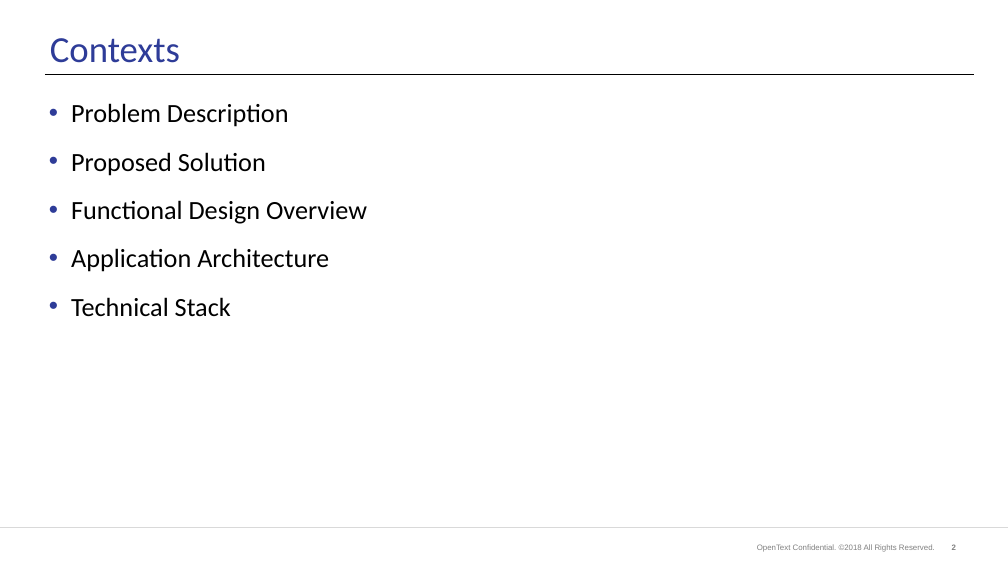
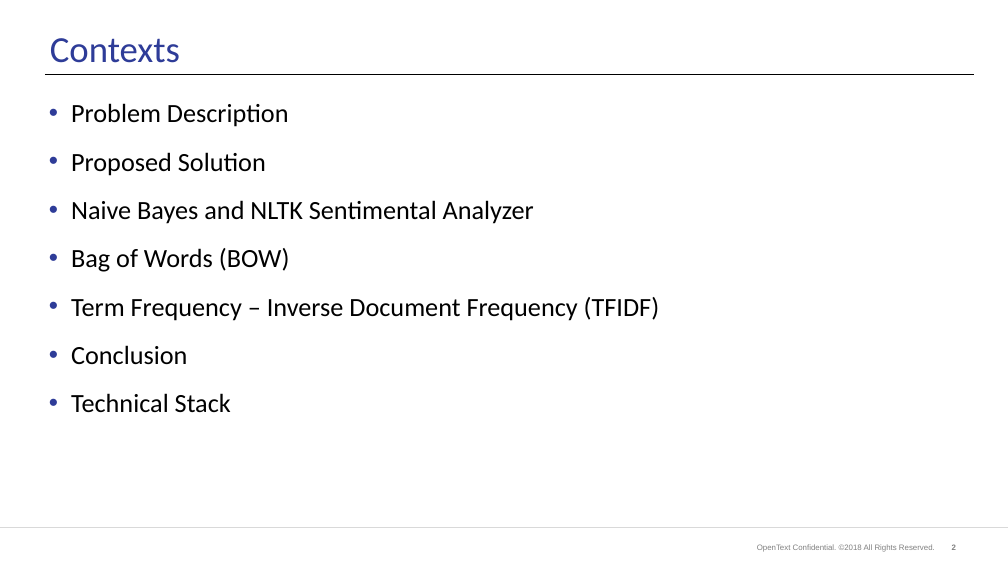
Before and after one commit to ela4490/Data-Science, a slide deck: slide 2 of DepressionTracker.pptx. Drawn at 1008x567 pixels with LibreOffice and Linux fonts; fonts in the diff are those of the drawing; background and template pictures are left out. Boxes give left, top, right and bottom in pixels: in the first picture for what was removed or moved away, otherwise in the second. Text is boxed around its words. In the diff, an @@ line names an element or a change of style, - is before the commit and + after.

```diff
--- a/DepressionTracker.pptx
+++ b/DepressionTracker.pptx
@@ text at [71,200,660,365]: text changed @@
-• Functional Design Overview
-• Application Architecture
+• Naive Bayes and NLTK Sentimental Analyzer
+• Bag of Words (BOW)
+• Term Frequency – Inverse Document Frequency (TFIDF)
+• Conclusion
```
Also in this commit, not shown: 3 other slides changed, 3 slides added, 1 slide removed, 1 other file.
